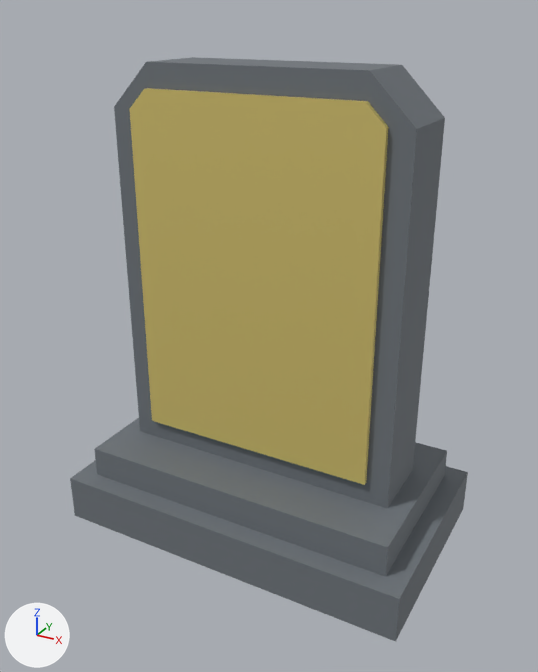
The glTF model Tombstone.glb, before and after one commit.
Camera for both pictures: a 50 mm lens placed at (0.809, -1.478, 1.206), pointed at (0.011, -0.028, 0.481). The axes (+X, +Y, +Z) are drawn at lower left. The lights are the same throughout. The first picture is the older version. Vertices at exactly the same position are counted once.

The first picture shows 'Tombstone_LowPoly'.
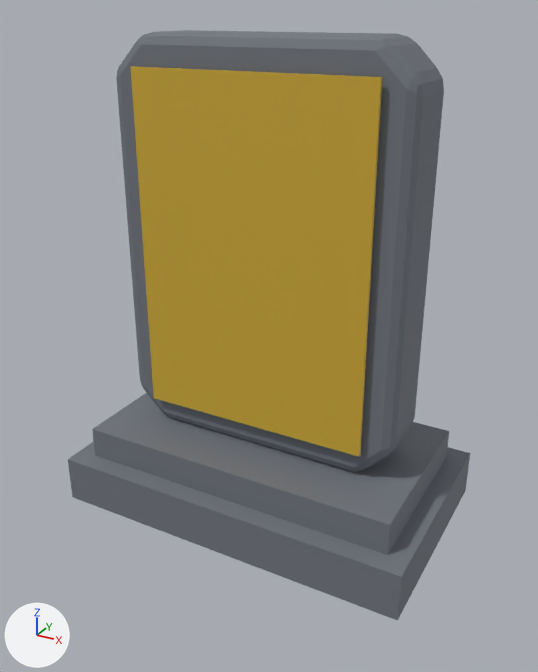
Location of each change, (x1, y1, x2, y2) in pixels of the pictures (538 x 672 px; the box of a moved part takes in the faces that stretch with it):
'Tombstone_LowPoly', reshaped, recoloured
    before: (70, 57, 468, 642)
    after: (68, 30, 470, 621)
part 1 of me_ล_กบาศก__003, moved or reshaped
    before: (70, 460, 468, 642)
    after: (68, 441, 470, 621)
part 2 of me_ล_กบาศก__003, moved or reshaped
    before: (94, 418, 447, 577)
    after: (92, 393, 449, 555)
part 3 of me_ล_กบาศก__003, rebuilt
    before: (130, 88, 389, 485)
    after: (130, 66, 382, 456)
part 4 of me_ล_กบาศก__003, rebuilt
    before: (114, 57, 445, 508)
    after: (116, 30, 444, 472)

What the commit changed:
Material 'Stone_Mat' (mat_stone_mat) is new.
Its base color is (0.165, 0.181, 0.209) (grey #71767e).
Its roughness is 0.72.
Material 'Plaque_Mat' (mat_plaque_mat) is new.
Its base color is (0.658, 0.429, 0.0382) (yellow #d4af37).
Its metallic is 0.1.
me_ล_กบาศก__003 is used by ob_tombstone_lowpoly; location (0.0, 0.0, 0.0).
me_ล_กบาศก__003 had 40 vertices, 64 faces and spanned x -0.46..0.46, y -0.27..0.27, z -0.06..1.1.
me_ล_กบาศก__003 no longer uses material mat_mat_tombstone_stone (grey #6f767c).
me_ล_กบาศก__003 no longer uses material mat_mat_tombstone_plaque (yellow #ebd77e).
me_ล_กบาศก__003 now has 136 vertices, 254 faces and spans x -0.46..0.46, y -0.27..0.27, z 0.0..1.16.
me_ล_กบาศก__003 part 1: the loose piece of 8 vertices spanning x -0.46..0.46, y -0.27..0.27, z -0.06..0.06 is moved by (0.0, 0.0, 0.06), in mat_stone_mat (grey #71767e).
me_ล_กบาศก__003 part 2: the loose piece of 8 vertices spanning x -0.41..0.41, y -0.22..0.22, z 0.06..0.14 is moved by (0.0, 0.0, 0.06), in mat_stone_mat (grey #71767e).
me_ล_กบาศก__003 part 3: the loose piece of 12 vertices spanning x -0.305..0.305, y -0.103..-0.091, z 0.195..1.045 is rebuilt with 8 vertices and now spans x -0.29..0.29, y -0.108..-0.1, z 0.27..1.09, in mat_plaque_mat (yellow #d4af37).
me_ล_กบาศก__003 part 4: the loose piece of 12 vertices spanning x -0.36..0.36, y -0.09..0.09, z 0.14..1.1 is rebuilt with 112 vertices and now spans x -0.36..0.36, y -0.09..0.09, z 0.2..1.16, in mat_stone_mat (grey #71767e).
me_ล_กบาศก__003 gains material mat_stone_mat (grey #71767e).
me_ล_กบาศก__003 gains material mat_plaque_mat (yellow #d4af37).
